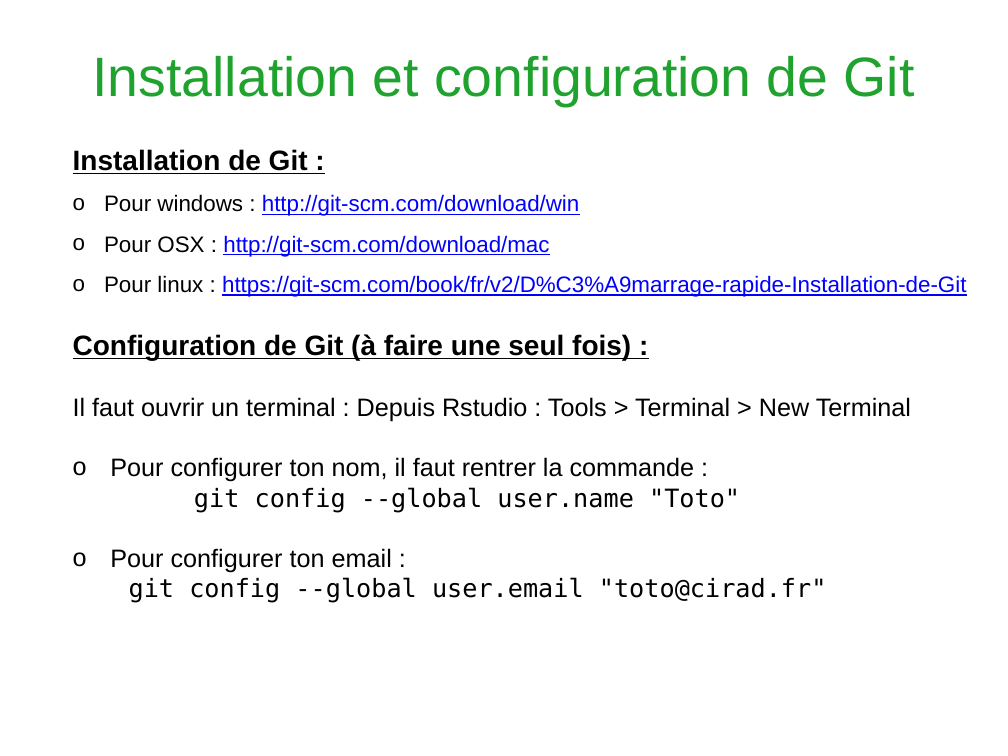
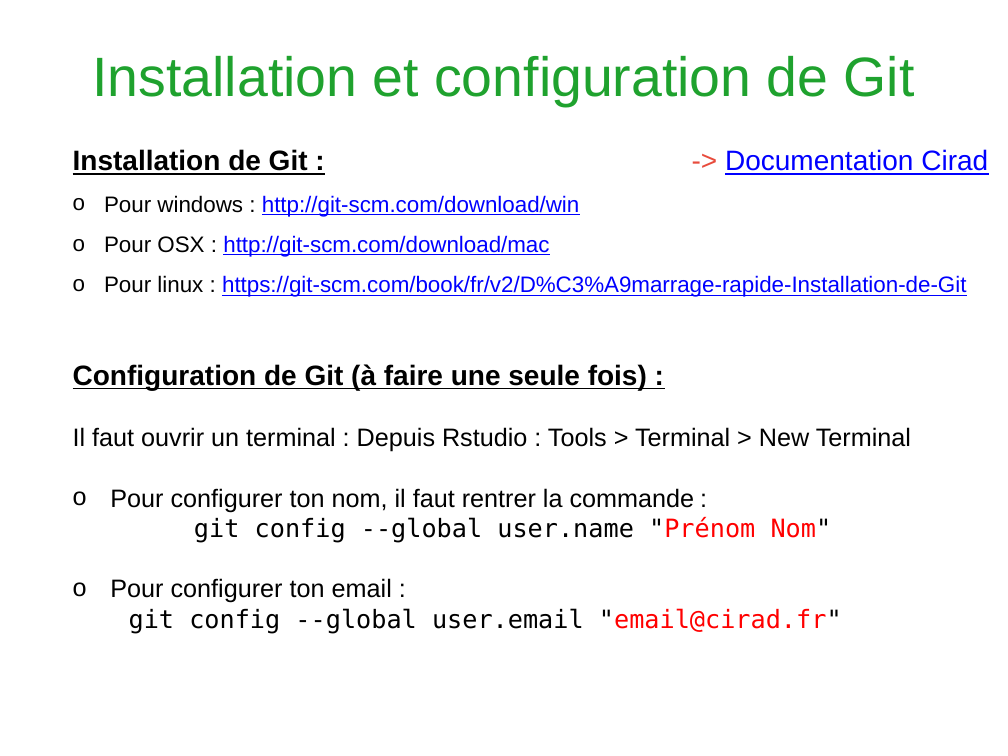
Before and after one commit to Heuclin/Git-sur-Rstudio, a slide deck: slide 7 of Présentation_gitlab_Rstudio.pptx. Drawn at 1008x756 pixels with LibreOffice and Linux fonts; fonts in the diff are those of the drawing; background and template pictures are left out. Boxes give left, top, right and bottom in pixels: in the first picture for what was removed or moved away, otherwise in the second. Text is boxed around its words. In the diff, an @@ line names an element or a change of style, - is before the commit and + after.

```diff
--- a/Présentation_gitlab_Rstudio.pptx
+++ b/Présentation_gitlab_Rstudio.pptx
@@ text at bbox=[73, 149, 988, 175]: text changed; bold off @@
-Installation de Git :
+Installation de Git : -> Documentation Cirad
@@ text at bbox=[73, 364, 647, 390]: text changed @@
-Configuration de Git (à faire une seul fois) :
+Configuration de Git (à faire une seule fois) :
@@ text at bbox=[194, 517, 832, 543]: text changed @@
-git config --global user.name "Toto"
+git config --global user.name "Prénom Nom"
@@ text at bbox=[129, 608, 842, 634]: text changed @@
-git config --global user.email "toto@cirad.fr"
+git config --global user.email "email@cirad.fr"
```
Also in this commit, not shown: 13 other slides changed, 1 slide added, 7 other files.
